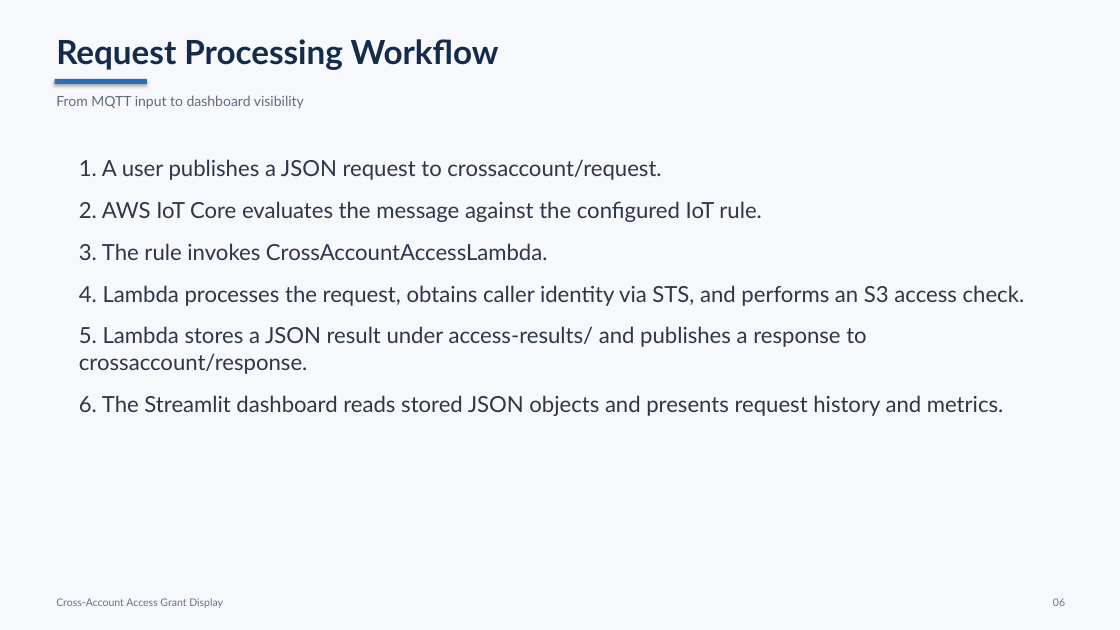
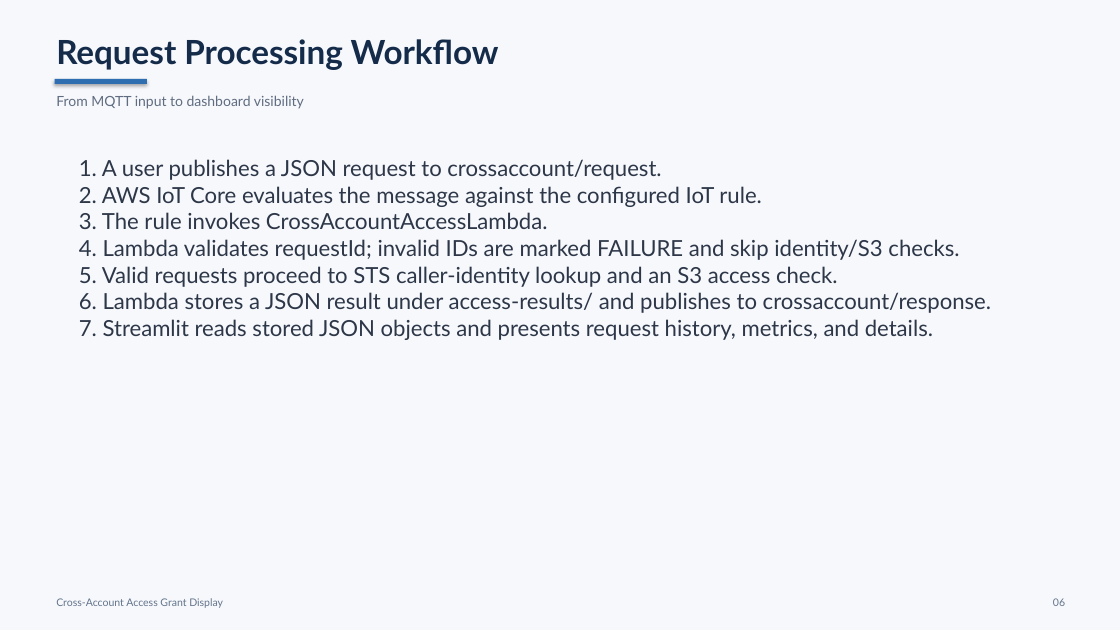
Before and after one commit to sairajbitla6-2007/cross-account_access_grant_display, a slide deck: slide 6 of docs/presentation/Final_Project_Presentation.pptx. Drawn at 1120x630 pixels with LibreOffice and Linux fonts; fonts in the diff are those of the drawing. Boxes give left, top, right and bottom in pixels: in the first picture for what was removed or moved away, otherwise in the second. Text is boxed around its words. In the diff, an @@ line names an element or a change of style, - is before the commit and + after.

```diff
--- a/docs/presentation/Final_Project_Presentation.pptx
+++ b/docs/presentation/Final_Project_Presentation.pptx
@@ text at [79,159,991,340]: text changed @@
-1. A user publishes a JSON request to crossaccount/request.
-2. AWS IoT Core evaluates the message against the configured IoT rule.
-3. The rule invokes CrossAccountAccessLambda.
-4. Lambda processes the request, obtains caller identity via STS, and performs an S3 access check.
-5. Lambda stores a JSON result under access-results/ and publishes a response to crossaccount/response.
-6. The Streamlit dashboard reads stored JSON objects and presents request history and metrics.
+1. A user publishes a JSON request to crossaccount/request.
+2. AWS IoT Core evaluates the message against the configured IoT rule.
+3. The rule invokes CrossAccountAccessLambda.
+4. Lambda validates requestId; invalid IDs are marked FAILURE and skip identity/S3 checks.
+5. Valid requests proceed to STS caller-identity lookup and an S3 access check.
+6. Lambda stores a JSON result under access-results/ and publishes to crossaccount/response.
+7. Streamlit reads stored JSON objects and presents request history, metrics, and details.
```
Also in this commit, not shown: 2 other slides changed, 6 other files.
